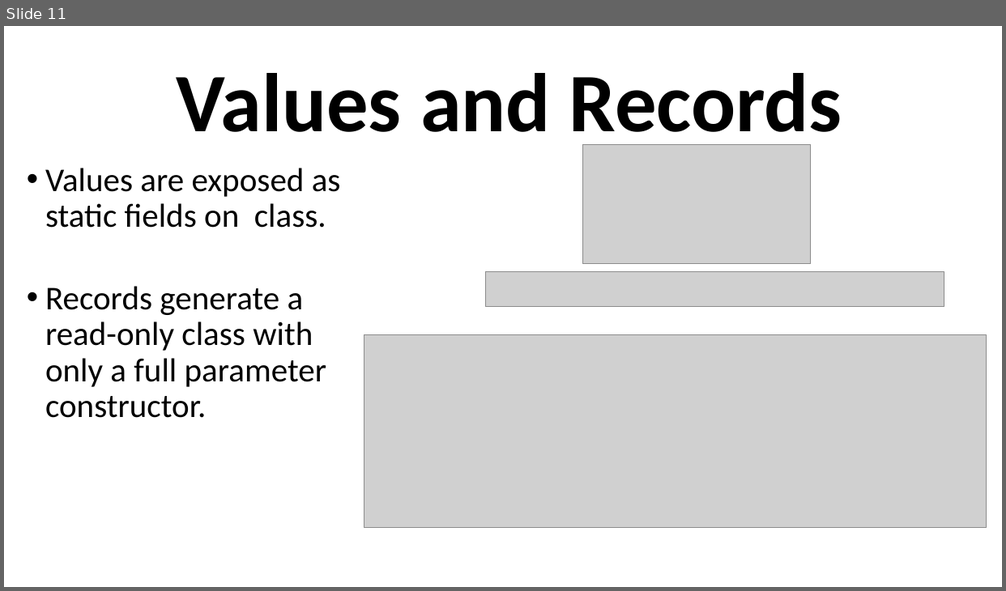
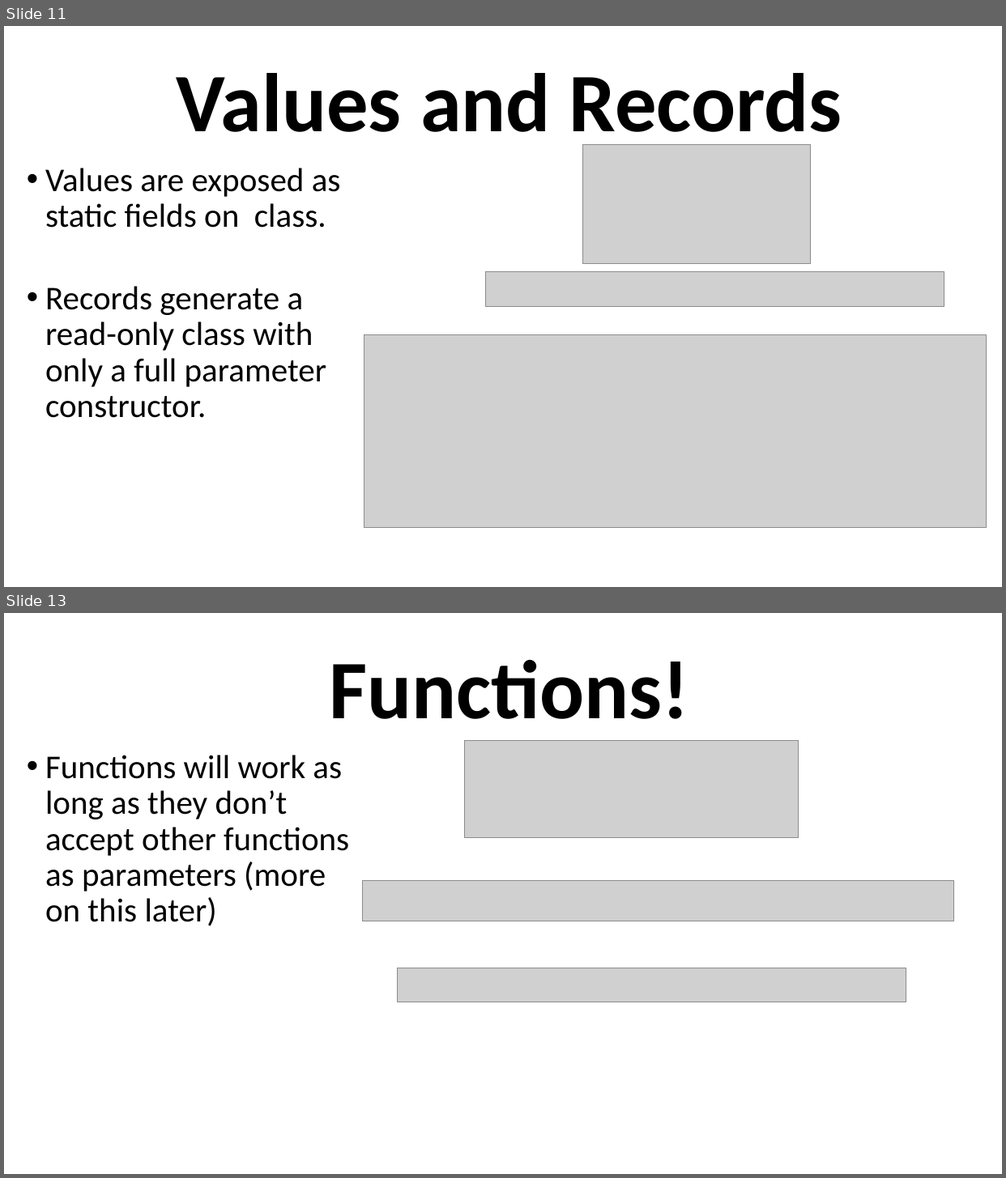
Before and after one commit to grab-a-byte/DotnetInterop, a slide deck: DotnetInteropSlides.pptx. Shown one above the other, each under a label of ours: slide 11 before the commit, slides 11 and 13 after it; the slides between them are not shown. The pictures are 1006x591 and 1006x1178 pixels, drawn with LibreOffice and Linux fonts; fonts in the diff are those of the drawing; grey boxes stand for pictures. Boxes give left, top, right and bottom in pixels: in the first picture for what was removed or moved away, otherwise in the second. Text is boxed around its words. In the diff, an @@ line names an element or a change of style, - is before the commit and + after.

```diff
--- a/DotnetInteropSlides.pptx
+++ b/DotnetInteropSlides.pptx
@@ slide 13 added at (4,613,1002,1174), background #FFFFFF @@
@@ text added at (330,660,689,719), 80 pt, text #000000, bold @@
+Functions!
@@ text added at (45,755,349,926), 32 pt, text #000000 @@
+    • Functions will work as long as they don’t accept other functions as parameters (more on this later)
@@ picture added at (465,740,799,837) @@
@@ picture added at (363,881,954,922) @@
@@ picture added at (398,968,906,1003) @@
```
Also in this commit, not shown: 1 other slide added, 2 other files.
